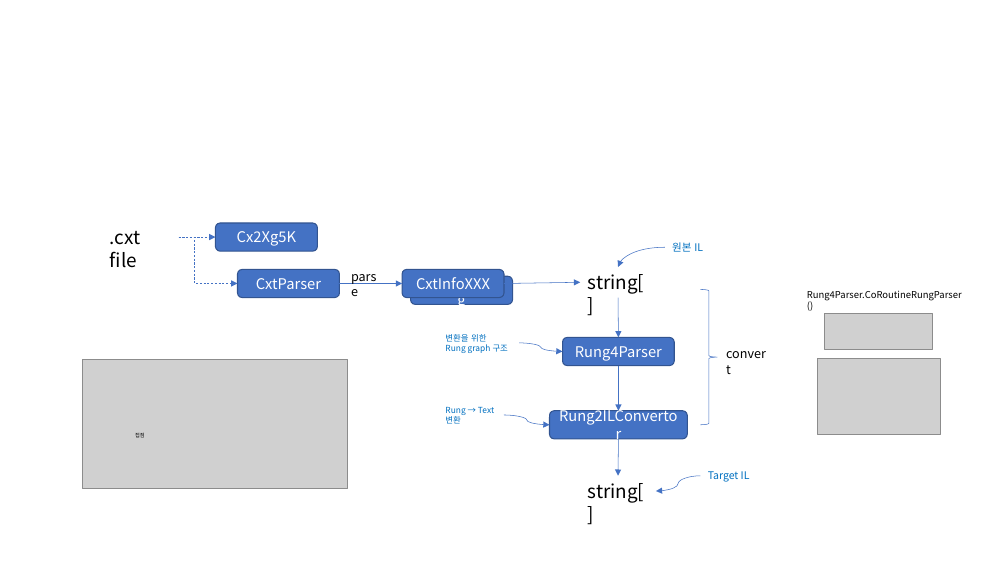
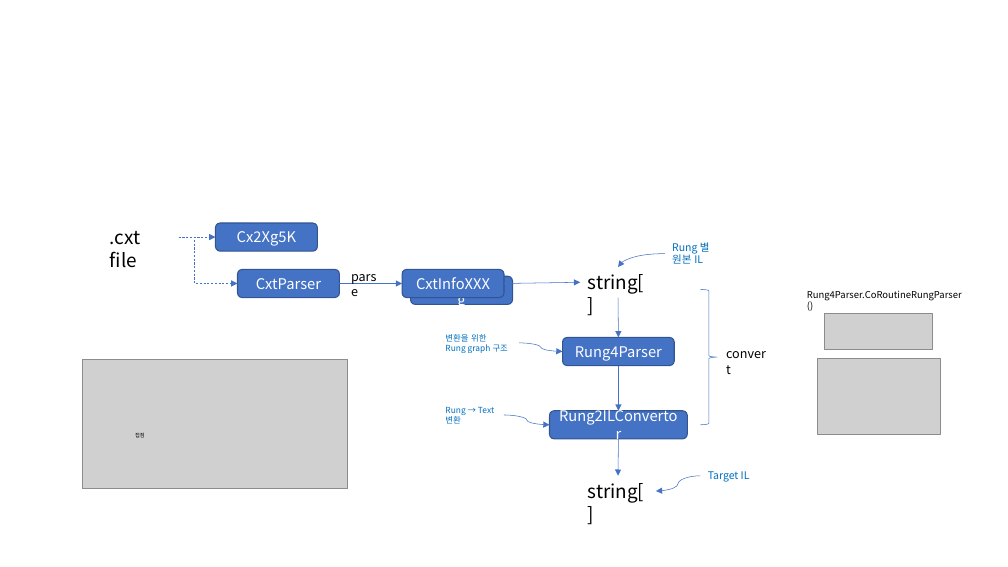
Before and after one commit to kwak52/public, a slide deck: slide 2 of Documents/Design.pptx. Drawn at 1008x567 pixels with LibreOffice and Linux fonts; fonts in the diff are those of the drawing; grey boxes stand for pictures. Boxes give left, top, right and bottom in pixels: in the first picture for what was removed or moved away, otherwise in the second. Text is boxed around its words. In the diff, an @@ line names an element or a change of style, - is before the commit and + after.

```diff
--- a/Documents/Design.pptx
+++ b/Documents/Design.pptx
@@ curved arrow moved from (665, 247) - (619, 267) to (665, 253) - (619, 267) @@
@@ text at (672, 242, 710, 254): paragraph added @@
+Rung 별
```
Also in this commit, not shown: 19 other files.
